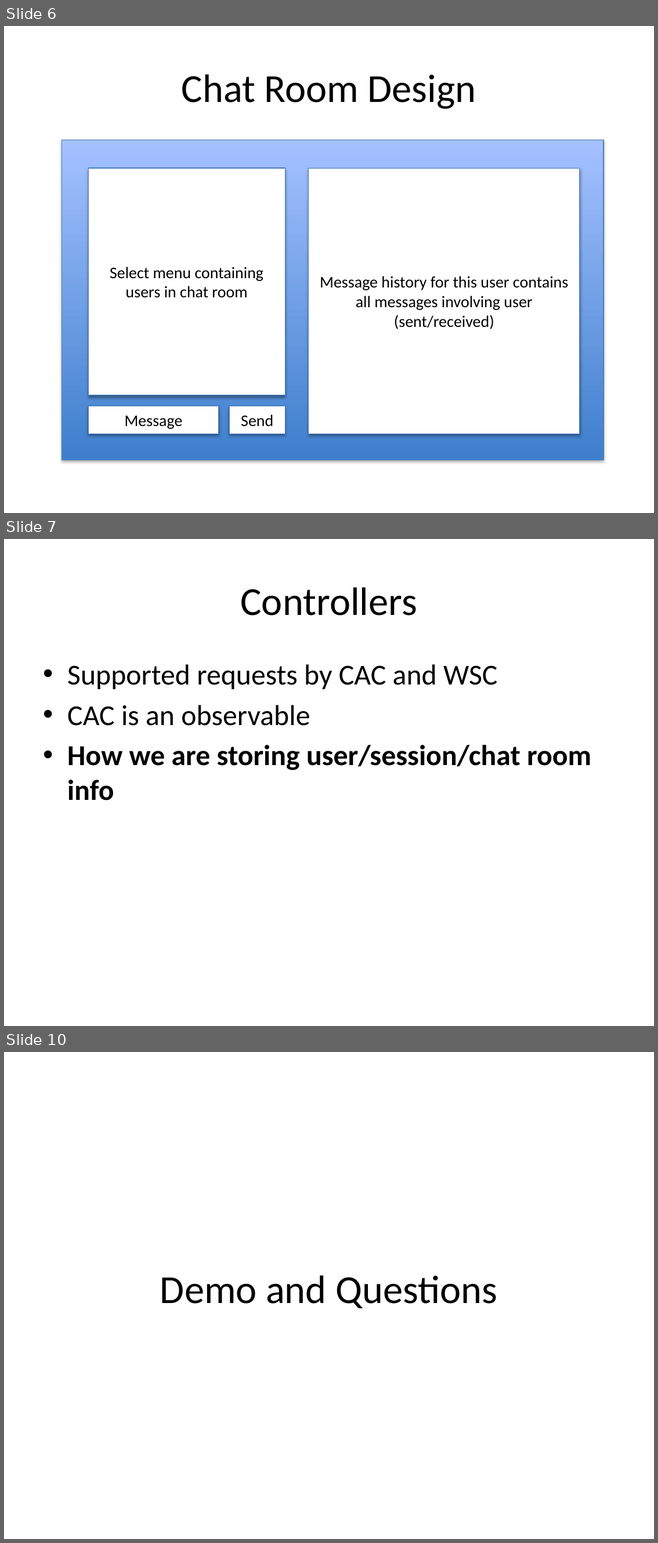
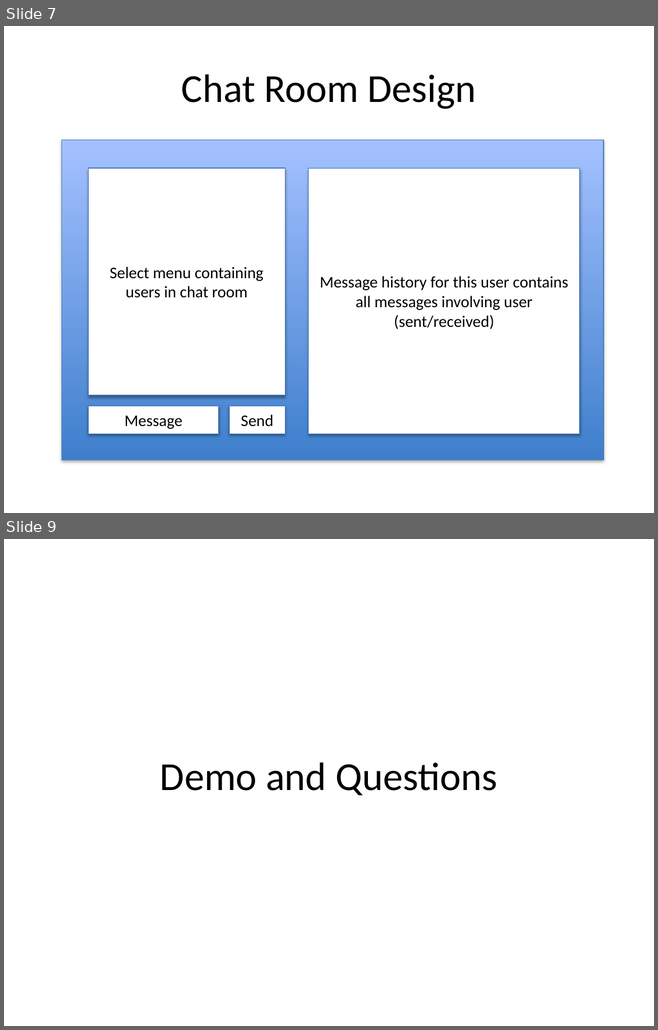
Before and after one commit to 11manu96/chat-app, a slide deck: src/main/resources/chat_app_presentation.pptx. Shown one above the other, each under a label of ours: slides 6, 7 and 10 before the commit, slides 7 and 9 after it; the slides between them are not shown. The pictures are 658x1543 and 658x1030 pixels, drawn with LibreOffice and Linux fonts; fonts in the diff are those of the drawing. Boxes give left, top, right and bottom in pixels: in the first picture for what was removed or moved away, otherwise in the second. Text is boxed around its words. In the diff, an @@ line names an element or a change of style, - is before the commit and + after.

```diff
--- a/src/main/resources/chat_app_presentation.pptx
+++ b/src/main/resources/chat_app_presentation.pptx
@@ slide 7 removed at (x1=4, y1=539, x2=654, y2=1026), background #FFFFFF @@
@@ title removed at (x1=241, y1=587, x2=417, y2=616) @@
-Controllers
@@ text removed at (x1=67, y1=664, x2=591, y2=801) @@
-• Supported requests by CAC and WSC
-• CAC is an observable
-• How we are storing user/session/chat room info
@@ what was slide 6 is now slide 7 @@
@@ what was slide 10 is now slide 9 @@
```
Also in this commit, not shown: 1 slide changed, 4 slides added, 4 other slides removed, 1 other file.
